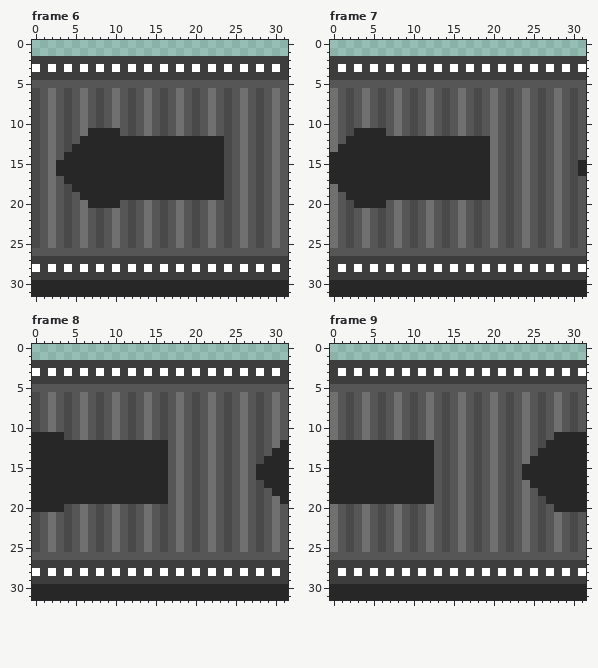
File history of a pixel-art file, Assets/Sprites/Conveyors/left conv.aseprite. The picture above is the old version.
32x32 pixels, 10 frames. Shown: frame 6, frame 7, frame 8, frame 9. The commit also changed other frames, which this record leaves out.
Once edited:
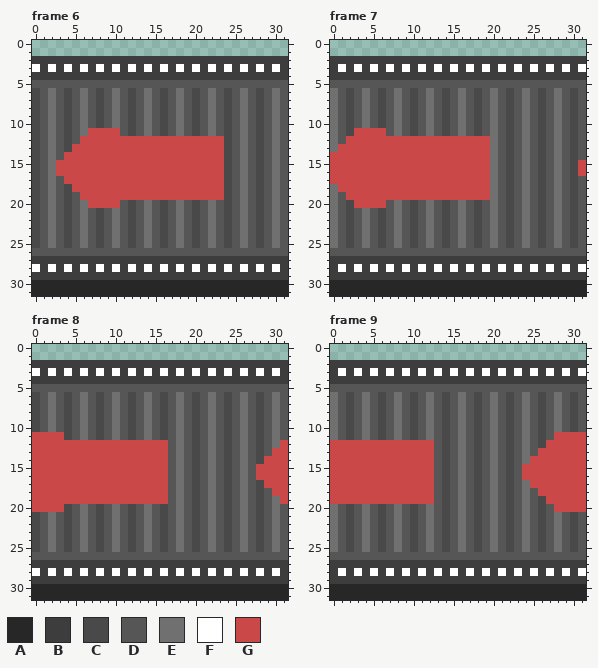
Palette (. is transparent): A #272727  B #3d3d3d  C #494949  D #565656  E #707070  F #ffffff  G #cb4848
Changes in this commit:
Changed rows in their new state; - is an unchanged pixel.
Frame 6, layer "Layer 7":
first column x 3:
11 ----GGGG-------------
12 ---GGGGGGGGGGGGGGGGGG
13 --GGGGGGGGGGGGGGGGGGG
14 -GGGGGGGGGGGGGGGGGGGG
15 GGGGGGGGGGGGGGGGGGGGG
16 GGGGGGGGGGGGGGGGGGGGG
17 -GGGGGGGGGGGGGGGGGGGG
18 --GGGGGGGGGGGGGGGGGGG
19 ---GGGGGGGGGGGGGGGGGG
20 ----GGGG-------------
Frame 7, layer "Layer 7":
first column x 0:
11 ---GGGG-------------------------
12 --GGGGGGGGGGGGGGGGGG------------
13 -GGGGGGGGGGGGGGGGGGG------------
14 GGGGGGGGGGGGGGGGGGGG------------
15 GGGGGGGGGGGGGGGGGGGG-----------G
16 GGGGGGGGGGGGGGGGGGGG-----------G
17 GGGGGGGGGGGGGGGGGGGG------------
18 -GGGGGGGGGGGGGGGGGGG------------
19 --GGGGGGGGGGGGGGGGGG------------
20 ---GGGG-------------------------
Frame 8, layer "Layer 7":
first column x 0:
11 GGGG----------------------------
12 GGGGGGGGGGGGGGGGG--------------G
13 GGGGGGGGGGGGGGGGG-------------GG
14 GGGGGGGGGGGGGGGGG------------GGG
15 GGGGGGGGGGGGGGGGG-----------GGGG
16 GGGGGGGGGGGGGGGGG-----------GGGG
17 GGGGGGGGGGGGGGGGG------------GGG
18 GGGGGGGGGGGGGGGGG-------------GG
19 GGGGGGGGGGGGGGGGG--------------G
20 GGGG----------------------------
Frame 9, layer "Layer 7":
first column x 0:
11 ----------------------------GGGG
12 GGGGGGGGGGGGG--------------GGGGG
13 GGGGGGGGGGGGG-------------GGGGGG
14 GGGGGGGGGGGGG------------GGGGGGG
15 GGGGGGGGGGGGG-----------GGGGGGGG
16 GGGGGGGGGGGGG-----------GGGGGGGG
17 GGGGGGGGGGGGG------------GGGGGGG
18 GGGGGGGGGGGGG-------------GGGGGG
19 GGGGGGGGGGGGG--------------GGGGG
20 ----------------------------GGGG
Where, in picture pixels (left, top, right, bottom), the same in both pictures:
changed: (56, 128, 224, 208)
changed: (330, 128, 490, 208)
changed: (578, 160, 586, 176)
changed: (32, 432, 168, 512)
changed: (256, 440, 288, 504)
changed: (522, 432, 586, 512)
changed: (330, 440, 434, 504)
